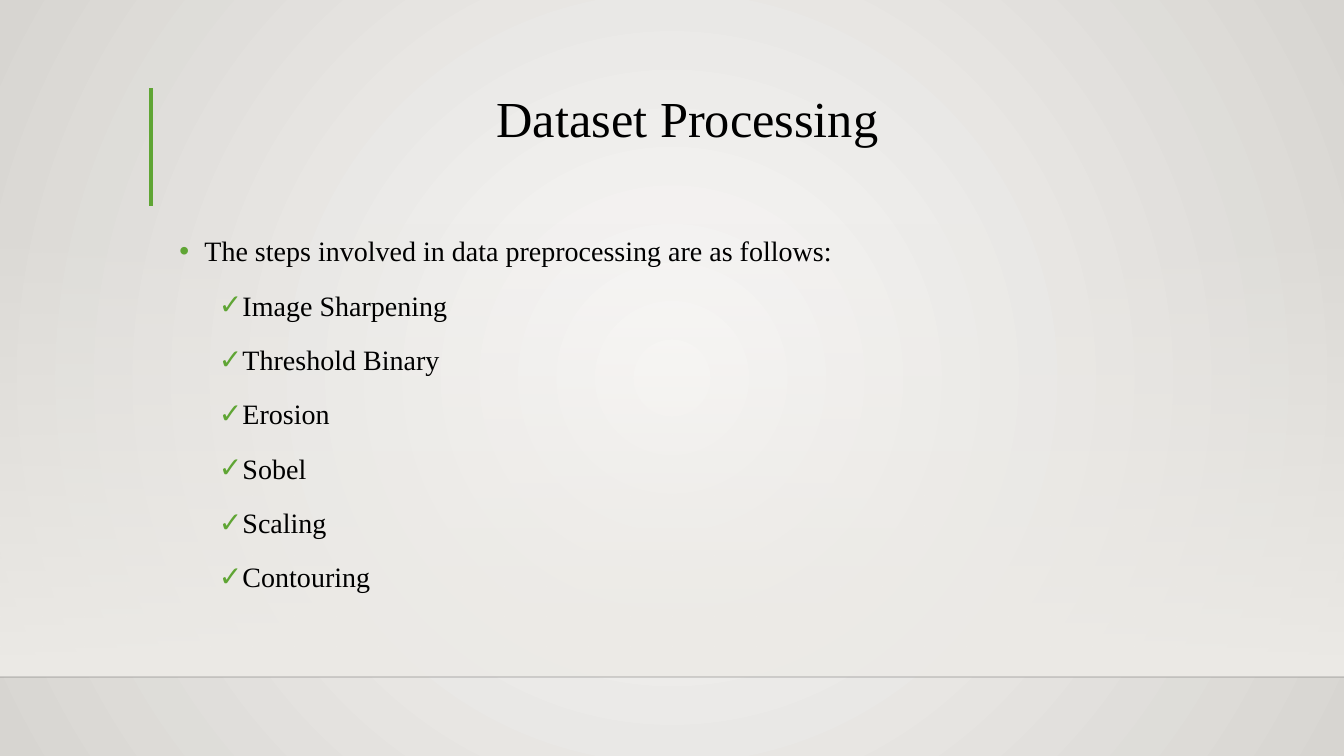
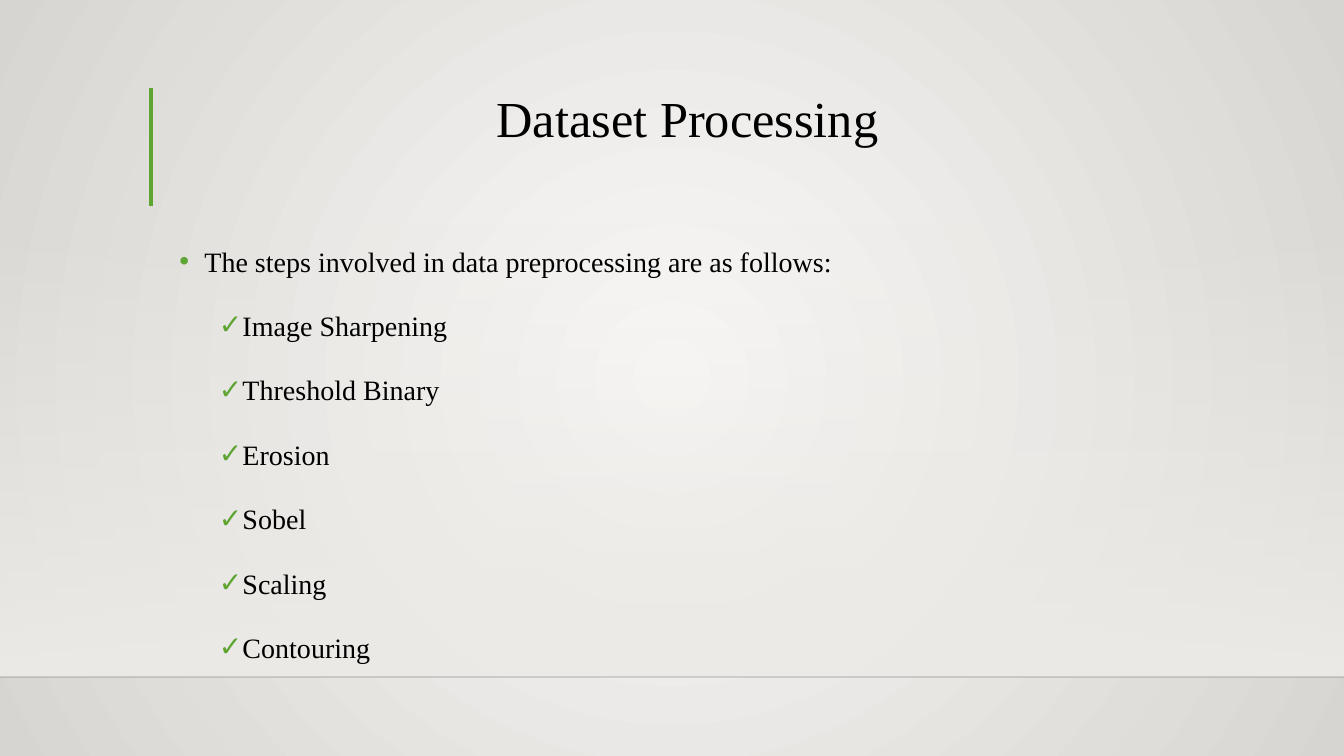
Before and after one commit to batch-B3/Biometric-Finger-Vein-Authentication-Using-Deep-Learning-Algorithm, a slide deck: slide 14 of Project Documents/Batch 3 PPT.pptx. Drawn at 1344x756 pixels with LibreOffice and Linux fonts; fonts in the diff are those of the drawing; background and template pictures are left out. Boxes give left, top, right and bottom in pixels: in the first picture for what was removed or moved away, otherwise in the second. Text is boxed around its words. In the diff, an @@ line names an element or a change of style, - is before the commit and + after.

```diff
--- a/Project Documents/Batch 3 PPT.pptx
+++ b/Project Documents/Batch 3 PPT.pptx
@@ text "The steps involved in data ..." at (204, 252, 832, 664): alignment left to justified; line spacing 1.2 to 1.5 @@
```
Also in this commit, not shown: 10 other slides changed, 1 slide added, 1 slide removed.
